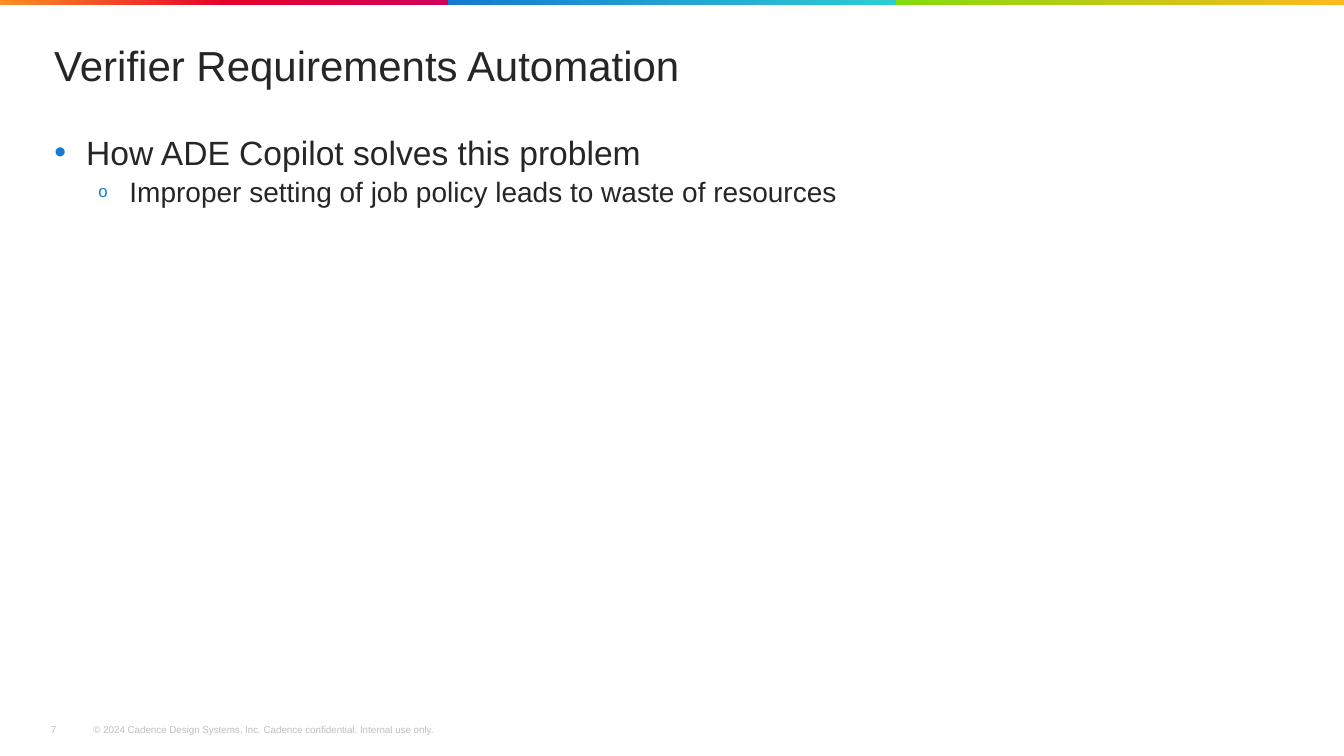
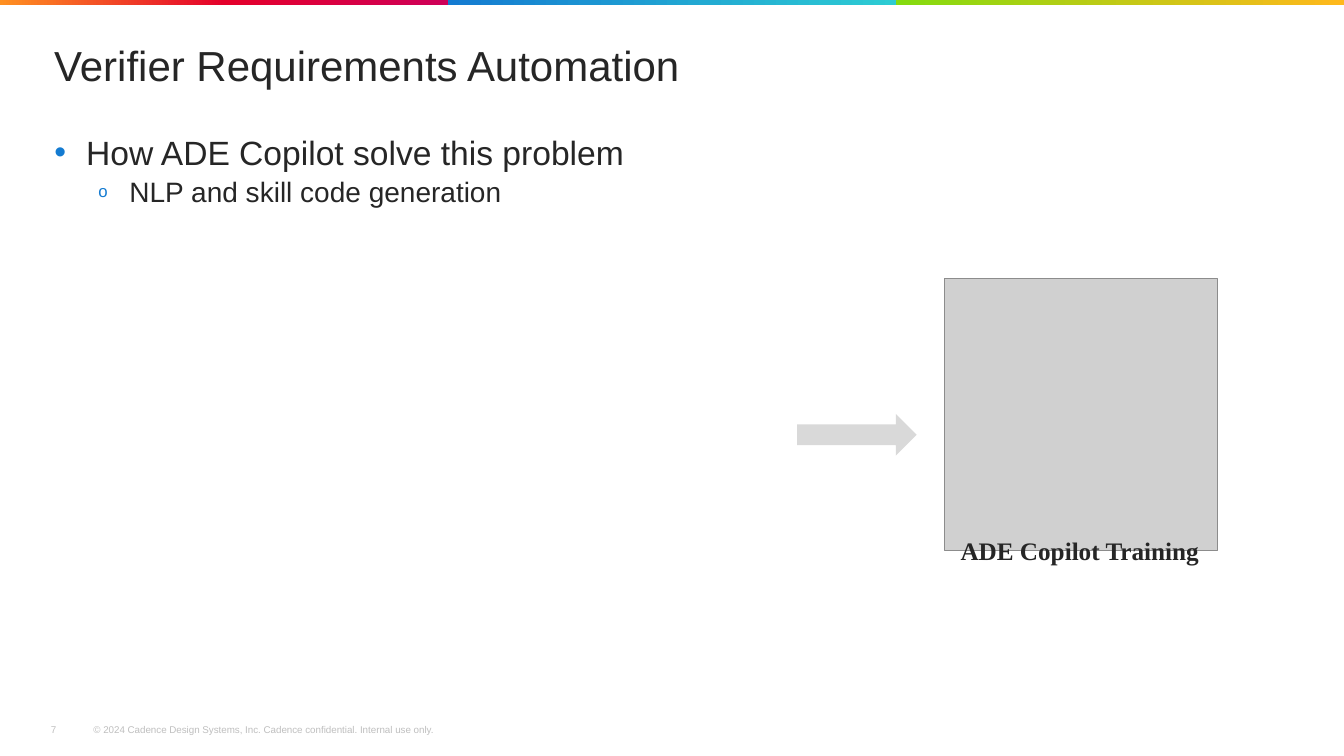
Before and after one commit to xpc123/forSync, a slide deck: slide 7 of ADE_copilot/CIC-2025_PPT_ADECopilot.pptx. Drawn at 1344x756 pixels with LibreOffice and Linux fonts; fonts in the diff are those of the drawing; grey boxes stand for pictures; background and template pictures are left out. Boxes give left, top, right and bottom in pixels: in the first picture for what was removed or moved away, otherwise in the second. Text is boxed around its words. In the diff, an @@ line names an element or a change of style, - is before the commit and + after.

```diff
--- a/ADE_copilot/CIC-2025_PPT_ADECopilot.pptx
+++ b/ADE_copilot/CIC-2025_PPT_ADECopilot.pptx
@@ text at (86,140,623,207): text changed; size 20 to 24 pt @@
-• How ADE Copilot solves this problem
-  o Improper setting of job policy leads to waste of resources
+• How ADE Copilot solve this problem
+  o NLP and skill code generation
@@ picture added at (945,278,1217,551) @@
@@ right arrow added at (798,414,918,456), fill #D9D9D9 @@
@@ text added at (961,542,1199,566), 18 pt, text #262626, bold @@
+ADE Copilot Training
```
Also in this commit, not shown: 3 other slides changed, 1 other file.
